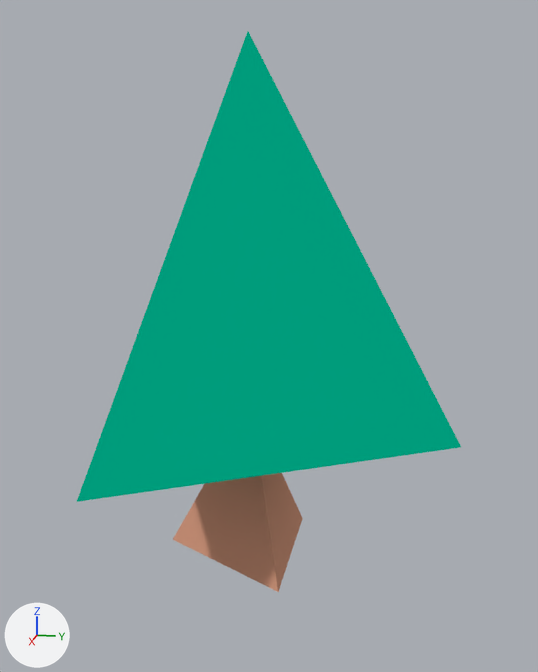
Two versions of the Blender file models/vtree.blend, one commit apart.
Both versions are drawn from a 50 mm camera at (1.605, 0.366, 0.935) aimed at (0.027, 0.05, 0.54). Every picture has the same lights, and +X, +Y and +Z are marked at lower left.

Names of what the first picture shows: 'tree'.
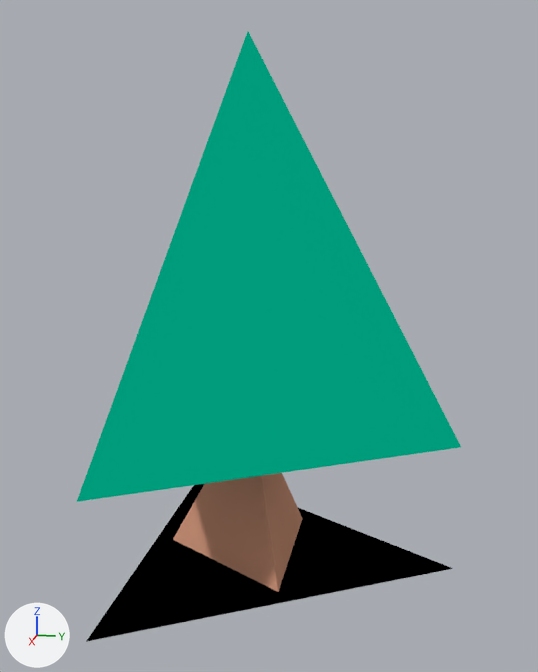
Pixel boxes [x1, y1, x2, y2] of what changed, in the pictures (538 x 672 px):
'tree', reshaped (9% taller): before [77, 31, 461, 592]; after [77, 31, 461, 642]
part 1 of me_cylinder, added (black): after [86, 484, 453, 642]

What the commit changed:
Material 'Shadow' (mat_shadow) is new.
Its base color is (0.0, 0.0, 0.0) (black #000000).
me_cylinder has 8 vertices, 6 faces and spans x -0.416..0.416, y -0.24..0.48, z 0.0..1.18.
me_cylinder is used by ob_tree; location (0.0, 0.0, 0.0).
Verts and faces of me_cylinder; kept vertices keep their numbers, new ones are numbered from 8.
Part 1, on me_cylinder:
New vertex 8 is at (0.0, 0.48, 0.0), pixel (453, 568).
New vertex 9 is at (0.416, -0.24, 0.0), pixel (85, 641).
New vertex 10 is at (-0.416, -0.24, 0.0).
New faces: (8, 10, 9) (mat_shadow (black #000000)).
me_cylinder now uses material mat_shadow (black #000000).
